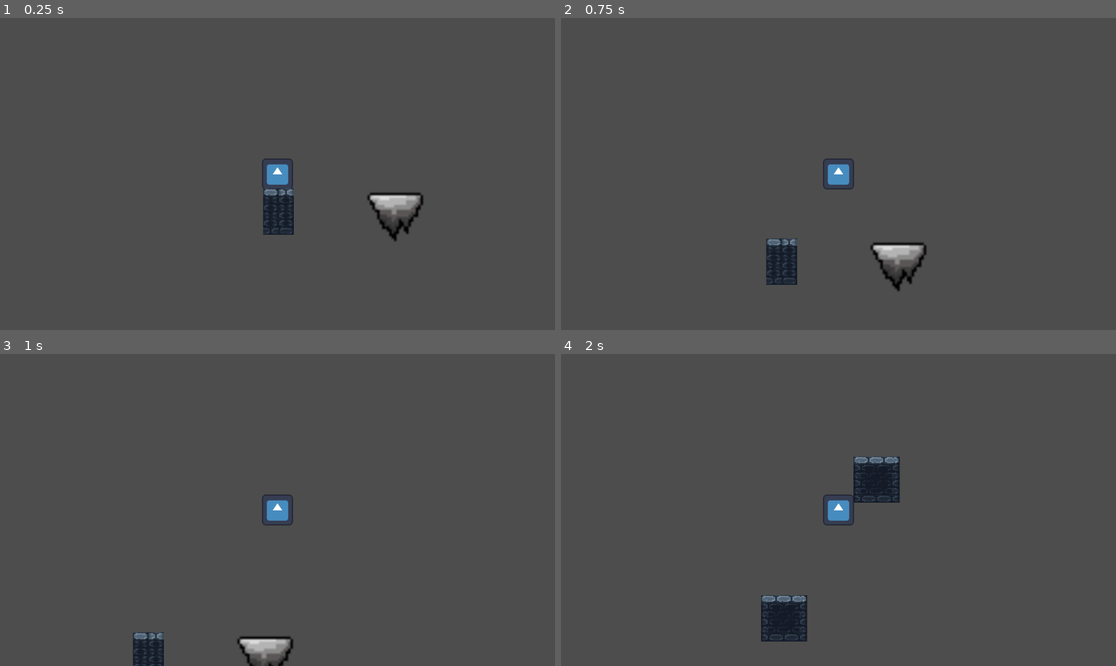
Above: before the commit, frames 1-4 (two rows, left to right).
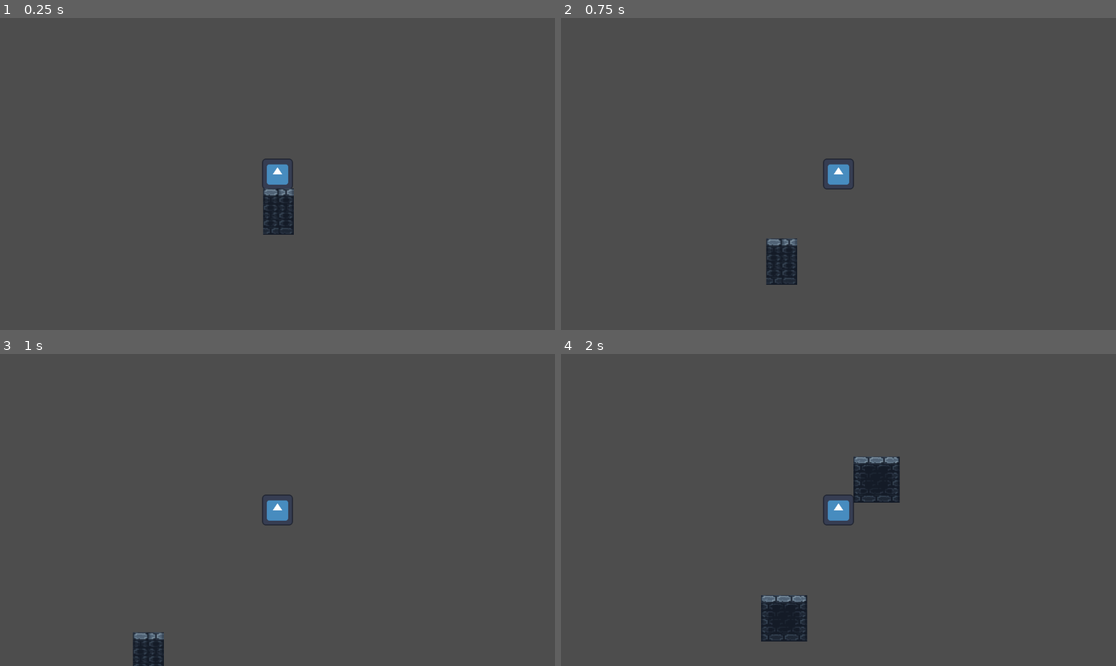
Above: after the commit, the same moments.

Repository: Verntit/level2
Game: Godot game, scene res://scene/the_base.tscn
The game is run twice, just before and just after one commit, with the same random seed, the same clock (stepped at 60 frames per second) and the same inputs. This scene is started directly instead of the project's main scene. The engine's default icon, where the game draws it, is replaced by a stand-in: a white triangle on a blue panel in a dark square.
Inputs (mouse positions are in pixels of both pictures, inside the frame that each line leads up to):
- Up to frame 1 (0.25 s): no input
- Up to frame 2 (0.75 s): tap Enter at 0.5 s; move the mouse to (960, 158) at 0.52 s; hold Right (RIGHT) from 0.53 s (still down); tap Up (JUMP) at 0.6 s; click (960, 158) at 0.67 s
- Up to frame 3 (1 s): keep holding Right (RIGHT); tap Up (JUMP) at 0.77 s
- Up to frame 4 (2 s): keep holding Right (RIGHT); tap Up (JUMP) at 1.07, 1.52, 1.55, 1.82 s; move the mouse to (727, 525) at 1.27 s; tap Shift (DASH) at 1.35 s

The runs differ from the first frame. In frame 1, 0.8% of the frame differs, in the area x 66-77%, y 55-72%; in frame 2, 0.8%; in frame 3, 0.6%; in frame 4, nothing differs.

Commit message:
Added a counter to how many times you can wall jump

Diff:
--- a/SCRIPT/PLAYER.gd
+++ b/SCRIPT/PLAYER.gd
@@ -244,8 +244,11 @@
 			can_coyote_jump = false
 		elif can_wall_jump and wall_jump_count < 3:
 			velocity.y = wall_jump_force
-			wall_jump_count + 1
-			print(wall_jump_count)
+			wall_jump_count += 1
+			print("wall_jump_count", wall_jump_count)
+		elif can_wall_jump and wall_jump_count >= 3:
+	# Can't wall jump anymore - limit reached
+			print("Wall jump limit reached!")
 		elif double_jump_available:
 			velocity.y = JUMP_VELOCITY
 			double_jump_available = false
@@ -296,6 +299,7 @@
 		is_wall_sliding = false
 		can_wall_jump = false
 		double_jump_available = true
+		wall_jump_count = 0
 
 
 
--- a/scene/the_base.tscn
+++ b/scene/the_base.tscn
@@ -9,7 +9,6 @@
 [ext_resource type="PackedScene" uid="uid://b3b7ye7f77mht" path="res://UI stuff/game_over_overlay.tscn" id="5_8501w"]
 [ext_resource type="PackedScene" uid="uid://q25rd5xsx1ld" path="res://UI stuff/ui.tscn" id="6_hou2d"]
 [ext_resource type="PackedScene" uid="uid://chpdps14bn744" path="res://TILEMAP/flora_1.tscn" id="7_ywcfj"]
-[ext_resource type="PackedScene" uid="uid://jf03et6aos2g" path="res://PLATFORMS/vanishing_platform.tscn" id="10_hil44"]
 
 [sub_resource type="TileSetAtlasSource" id="TileSetAtlasSource_g63uk"]
 texture = ExtResource("2_a8spg")
@@ -754,6 +753,3 @@
 
 [node name="Checkpoint17" parent="." instance=ExtResource("4_5ax6b")]
 position = Vector2(1940, -3918)
-
-[node name="Vanishing platform" parent="." instance=ExtResource("10_hil44")]
-position = Vector2(826, -5322)
Not shown: 1 places in scene/the_base.tscn that only renumber resources
